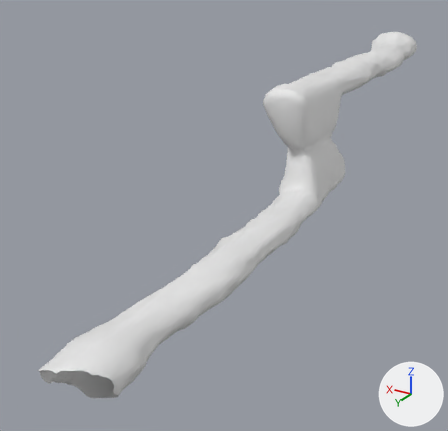
The Blender file models/tunnel01/tunnel01a.blend: old version first, new version second.
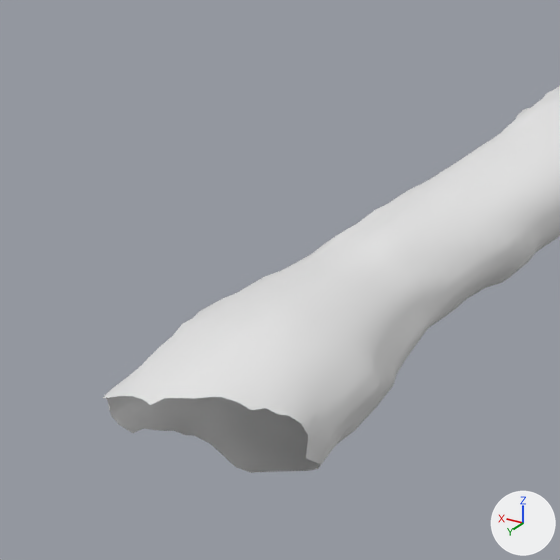
Each version is shown whole from a camera (50 mm lens) standing at (-14.1, 6.3, 21.6) and looking at (7.7, -30.0, 3.4), then close up on the part from 0% to 46% of the width and 52% to 100% of the height. The lights are fixed; the arrows at lower right show +X, +Y and +Z.

Objects in the first close-up: 'tunnel01'.
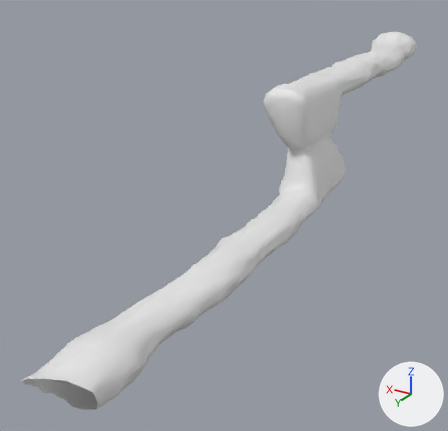
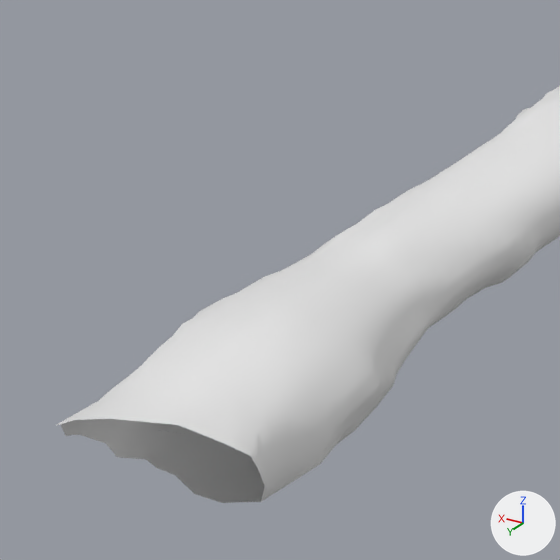
Pixel boxes (x1, y1, x2, y2) of what changed, in the close-ups (560 x 560 px):
'tunnel01', reshaped: before (103, 85, 560, 473); after (57, 85, 560, 503)
part 1 of me_cylinder_001, built on: before (103, 377, 337, 473); after (57, 387, 320, 503)

The change in detail:
me_cylinder_001 is used by ob_tunnel01; location (3.21, -45.86, 12.13); rotation (0.0, 0.0, 0.109), in degrees (0, 0, 6.2).
me_cylinder_001 had 6850 vertices, 6784 faces, 1 loose edge and spanned x -2.3..6.1, y -15.3..36.8, z -10.2..1.7.
me_cylinder_001 now has 6877 vertices, 6818 faces and spans x -2.3..6.3, y -15.3..37.3, z -10.2..1.7.
me_cylinder_001 part 1: 1 vertex moved within x 5.9, y 36.1, z -8.2; 21 vertices removed from x 2.2..6.1, y 34.8..36.8, z -10.2..-7.3; 49 vertices added at x 2.3..6.3, y 35.0..37.3, z -10.2..-7.4.
